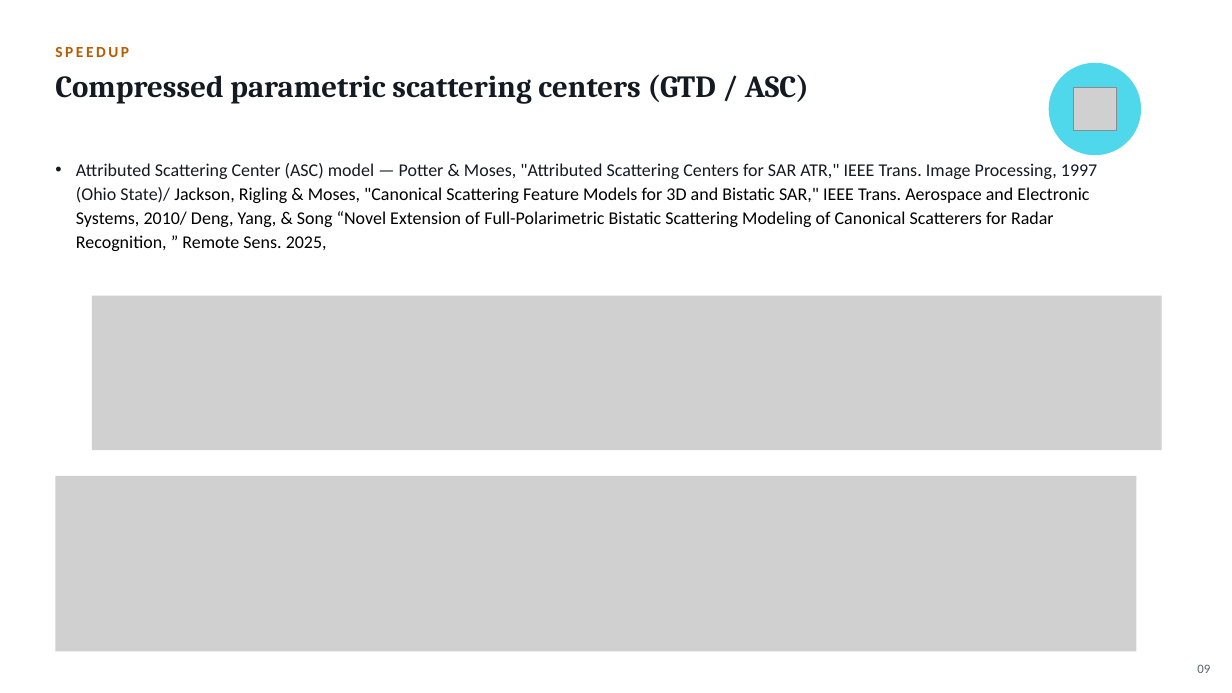
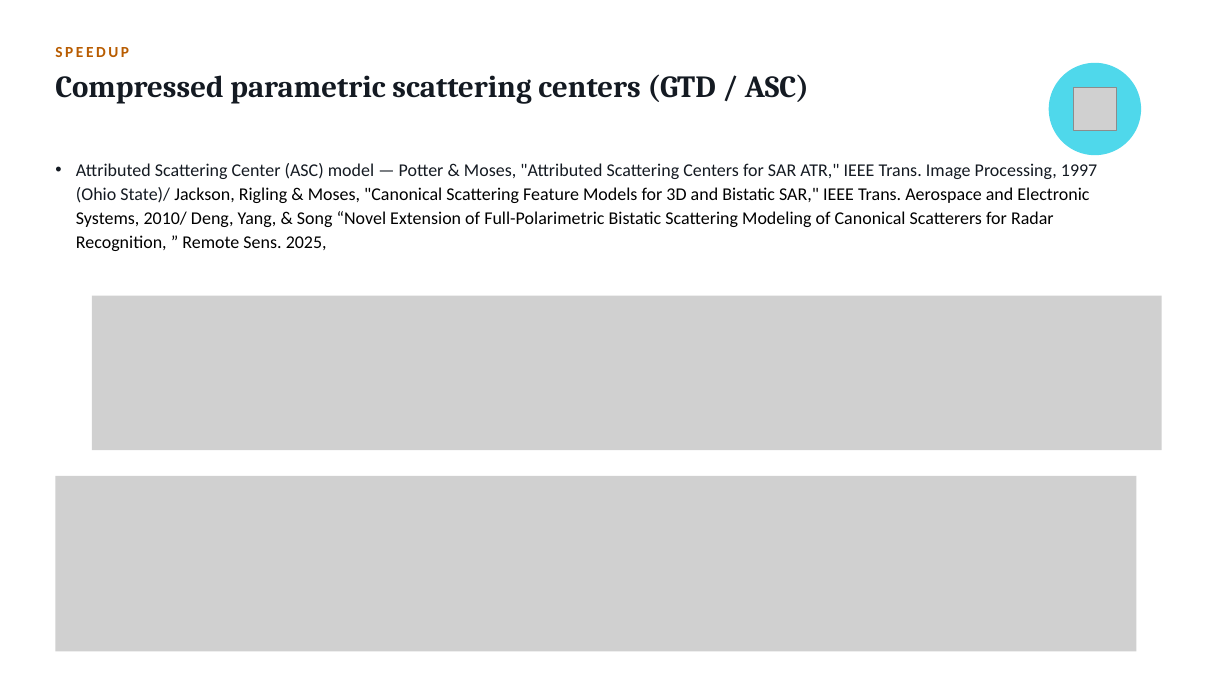
Before and after one commit to dphilli1-00/portfolio, a slide deck: slide 9 of beyond SARCASTIC.pptx (slide 8 before the commit). Drawn at 1232x693 pixels with LibreOffice and Linux fonts; fonts in the diff are those of the drawing; grey boxes stand for pictures. Boxes give left, top, right and bottom in pixels: in the first picture for what was removed or moved away, otherwise in the second. Text is boxed around its words. In the diff, an @@ line names an element or a change of style, - is before the commit and + after.

```diff
--- a/beyond SARCASTIC.pptx
+++ b/beyond SARCASTIC.pptx
@@ text removed at box(1197, 664, 1210, 673) @@
-09
```
Also in this commit, not shown: 21 other slides changed, 3 slides added.
